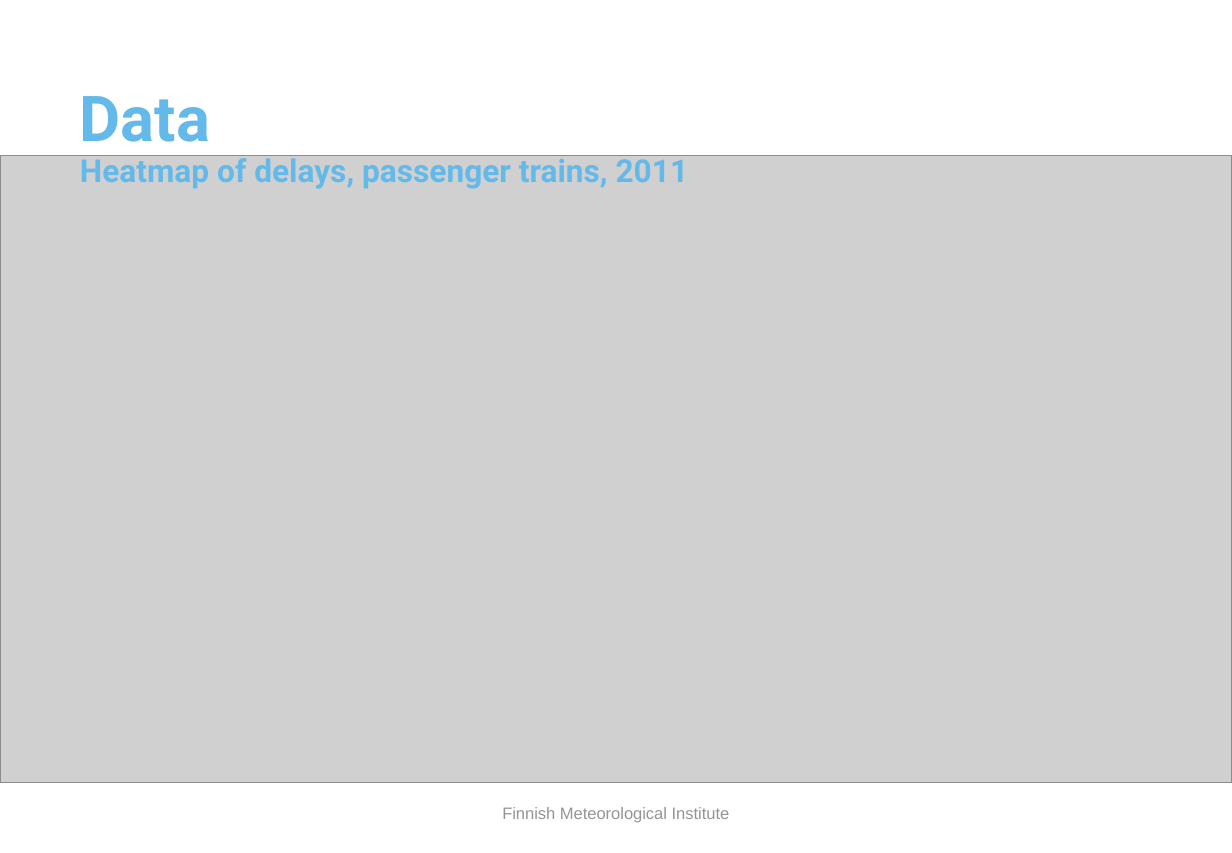
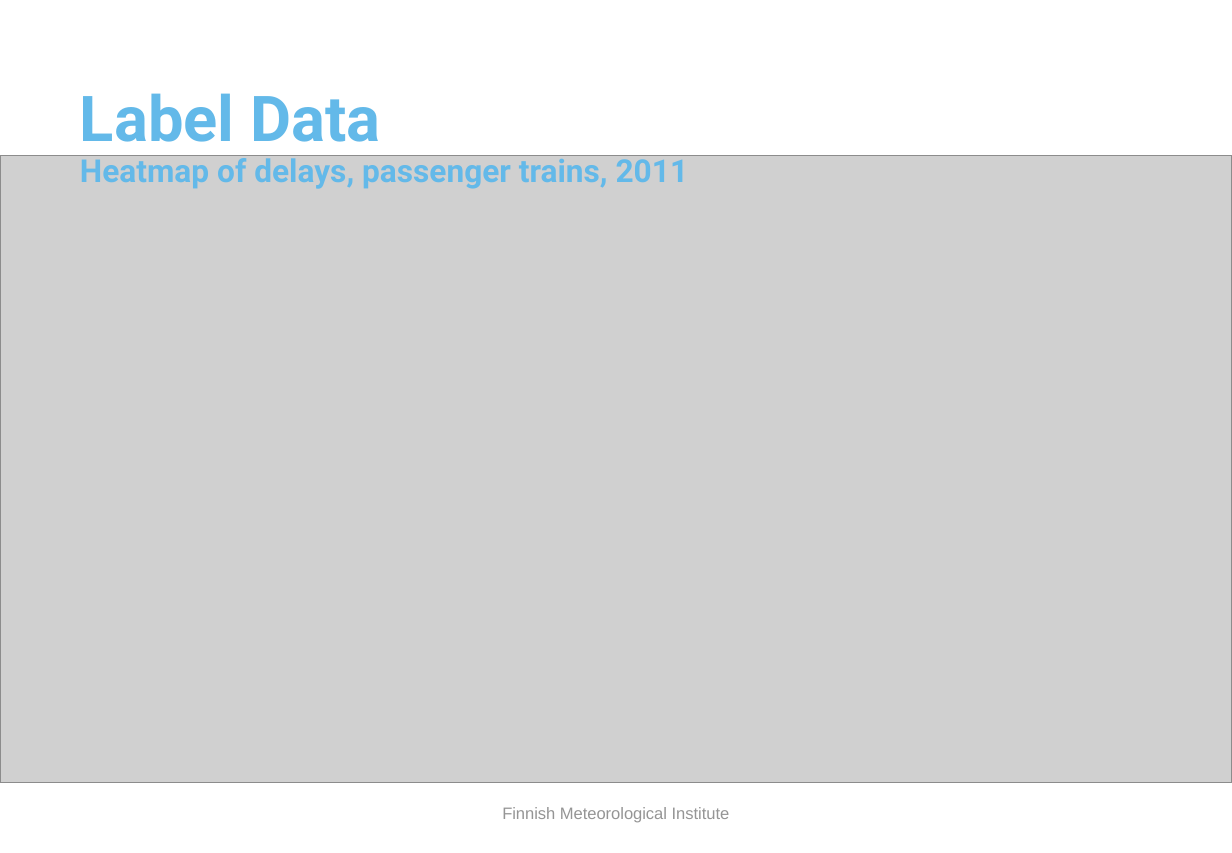
Before and after one commit to fmidev/trains, a slide deck: slide 8 of material/trains_technical.pptx (slide 9 before the commit). Drawn at 1232x853 pixels with LibreOffice and Linux fonts; fonts in the diff are those of the drawing; grey boxes stand for pictures; background and template pictures are left out. Boxes give left, top, right and bottom in pixels: in the first picture for what was removed or moved away, otherwise in the second. Text is boxed around its words. In the diff, an @@ line names an element or a change of style, - is before the commit and + after.

```diff
--- a/material/trains_technical.pptx
+++ b/material/trains_technical.pptx
@@ title at [80, 93, 689, 189]: text changed @@
-Data
-Heatmap of delays, passenger trains, 2011
+Label Data
+Heatmap of delays, passenger trains, 2011
```
Also in this commit, not shown: 8 other slides changed, 4 slides added, 1 slide removed, 16 other files.
